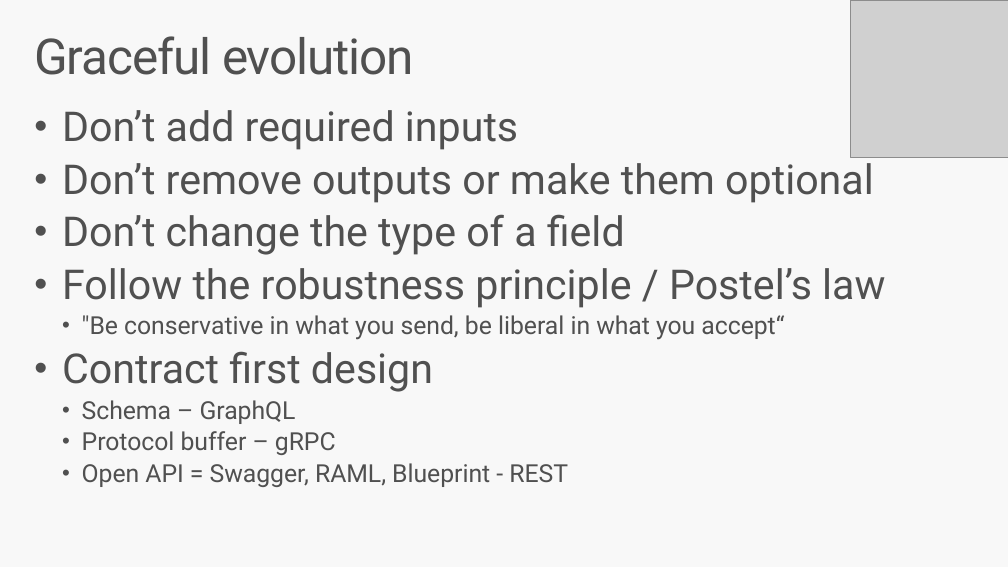
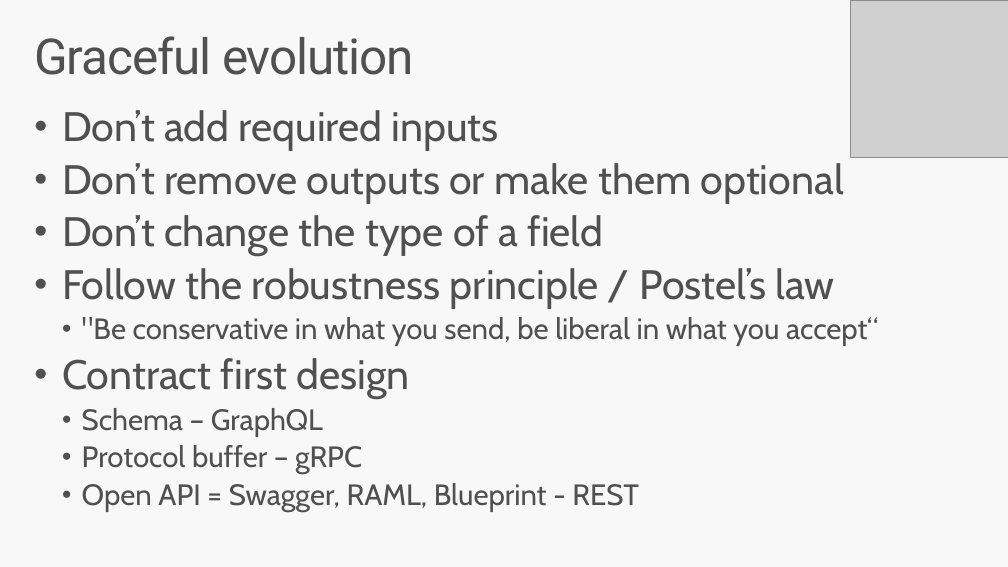
Before and after one commit to jlamch/.net-core, a slide deck: slide 47 of 3.api-flavours.pptx (slide 46 before the commit). Drawn at 1008x567 pixels with LibreOffice and Linux fonts; fonts in the diff are those of the drawing; grey boxes stand for pictures. Boxes give left, top, right and bottom in pixels: in the first picture for what was removed or moved away, otherwise in the second. Text is boxed around its words. In the diff, an @@ line names an element or a change of style, - is before the commit and + after.

```diff
--- a/3.api-flavours.pptx
+++ b/3.api-flavours.pptx
@@ text "Don’t add required inputs" at bbox=[62, 110, 878, 512]: font Roboto to Cabin; size 23.5 to 28 pt in ""Be conservative in what you send, be ...", "Schema – GraphQL", "Protocol buffer – gRPC", "Open API = Swagger, RAML, Blueprint - ..." @@
```
Also in this commit, not shown: 27 other slides changed, 1 slide added, 2 other files.
